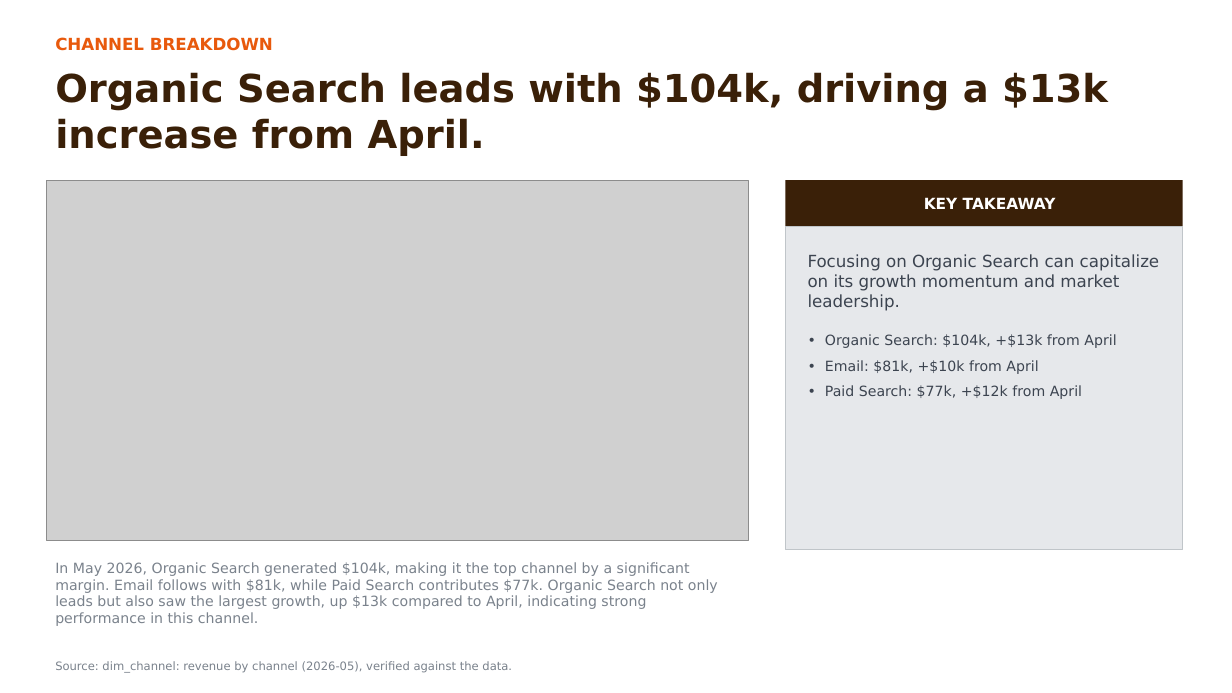
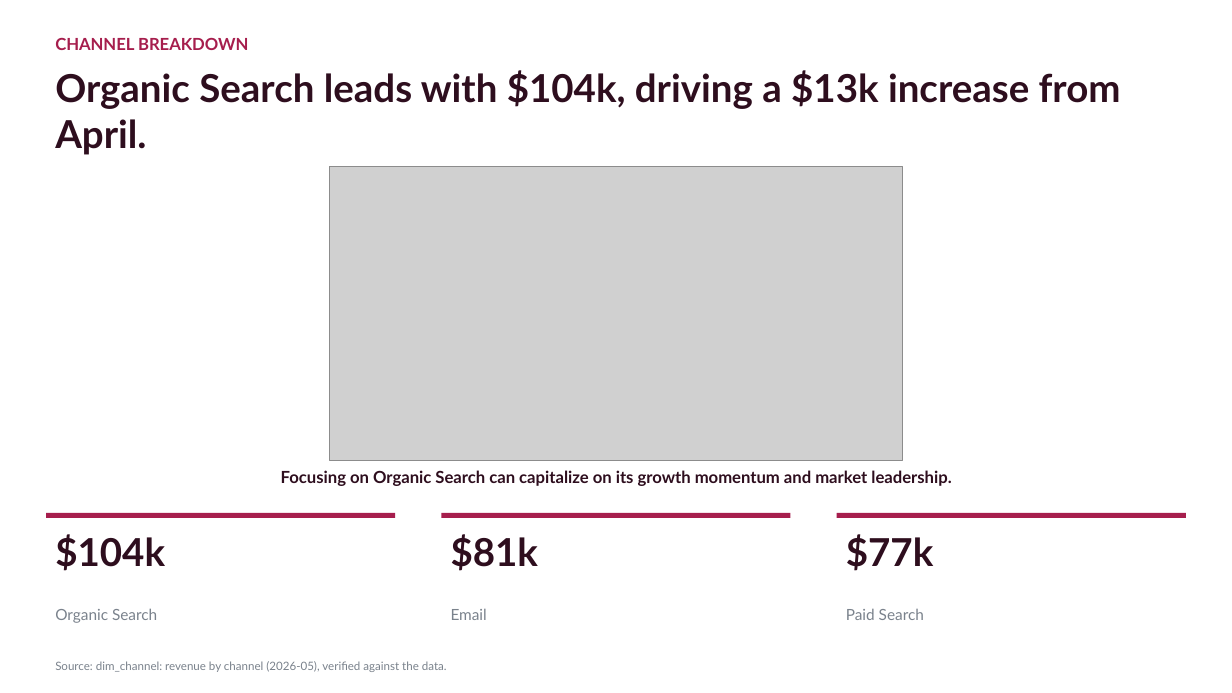
Before and after one commit to AronSarosi/ai-report-generator, a slide deck: slide 4 of app/examples/marketing_analytics/report.pptx. Drawn at 1232x693 pixels with LibreOffice and Linux fonts; fonts in the diff are those of the drawing; grey boxes stand for pictures. Boxes give left, top, right and bottom in pixels: in the first picture for what was removed or moved away, otherwise in the second. Text is boxed around its words. In the diff, an @@ line names an element or a change of style, - is before the commit and + after.

```diff
--- a/app/examples/marketing_analytics/report.pptx
+++ b/app/examples/marketing_analytics/report.pptx
@@ text "CHANNEL BREAKDOWN" at (55, 38, 248, 50): font DejaVu Sans to Lato, text colour #E8590C to #A61E4D @@
@@ text "Organic Search leads with $104k, ..." at (55, 70, 1121, 155): font DejaVu Sans to Lato, text colour #3A2008 to #2E0E1E @@
@@ picture: place and size @@
-picture at (46, 180, 749, 541)
+picture at (330, 166, 903, 460)
@@ rectangle removed at (786, 180, 1183, 226) @@
-KEY TAKEAWAY
@@ rectangle removed at (786, 226, 1183, 550) @@
-Focusing on Organic Search can capitalize on its growth momentum and market leadership.
-• Organic Search: $104k, +$13k from April
-• Email: $81k, +$10k from April
-• Paid Search: $77k, +$12k from April
@@ text at (281, 470, 951, 486): text changed; size 11 to 13 pt; font DejaVu Sans to Lato; text colour #7A828C to #2E0E1E; bold on @@
-In May 2026, Organic Search generated $104k, making it the top channel by a significant margin. Email follows with $81k, while Paid Search contributes $77k. Organic Search not only leads but also saw the largest growth, up $13k compared to April, indicating strong performance in this channel.
+Focusing on Organic Search can capitalize on its growth momentum and market leadership.
@@ rectangle added at (46, 513, 396, 518), fill #A61E4D @@
@@ text added at (55, 534, 165, 571), 30 pt, text #2E0E1E, bold @@
+$104k
@@ rectangle added at (442, 513, 791, 518), fill #A61E4D @@
@@ text added at (451, 534, 538, 571), 30 pt, text #2E0E1E, bold @@
+$81k
@@ rectangle added at (837, 513, 1187, 518), fill #A61E4D @@
@@ text added at (846, 534, 933, 571), 30 pt, text #2E0E1E, bold @@
+$77k
@@ text added at (55, 608, 157, 623), 12 pt, text #7A828C @@
+Organic Search
@@ text added at (451, 609, 487, 620), 12 pt, text #7A828C @@
+Email
@@ text added at (846, 609, 924, 620), 12 pt, text #7A828C @@
+Paid Search
@@ text "Source: dim_channel: revenue by channel ..." at (55, 661, 447, 672): font DejaVu Sans to Lato @@
```
Also in this commit, not shown: 3 other slides changed, 1 slide added, 1 slide removed, 22 other files.
